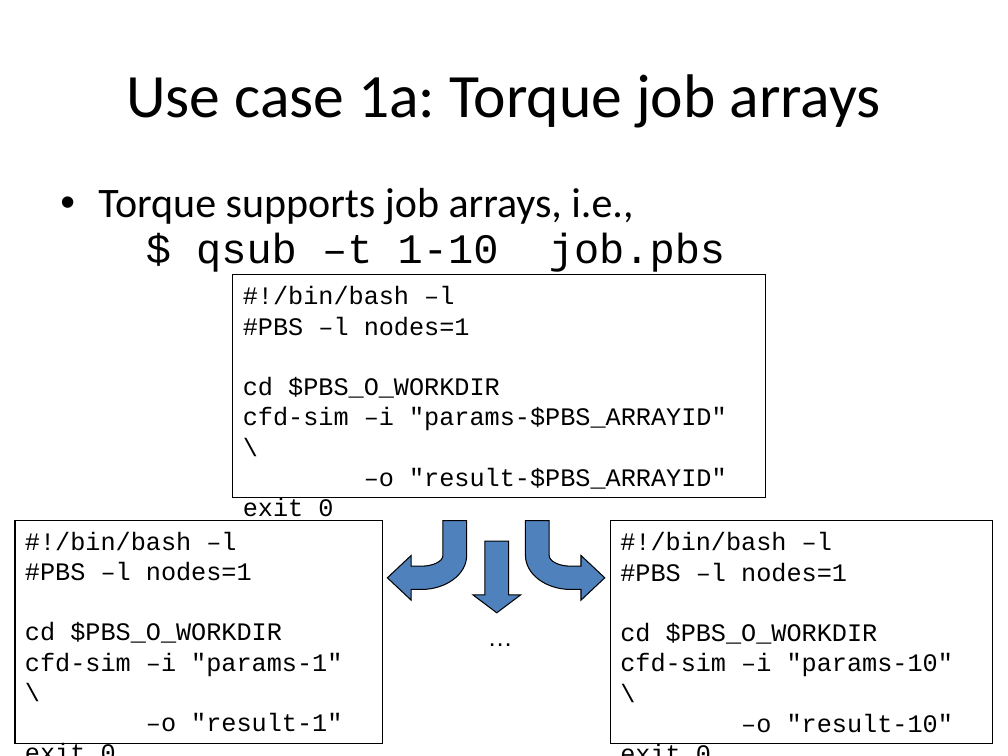
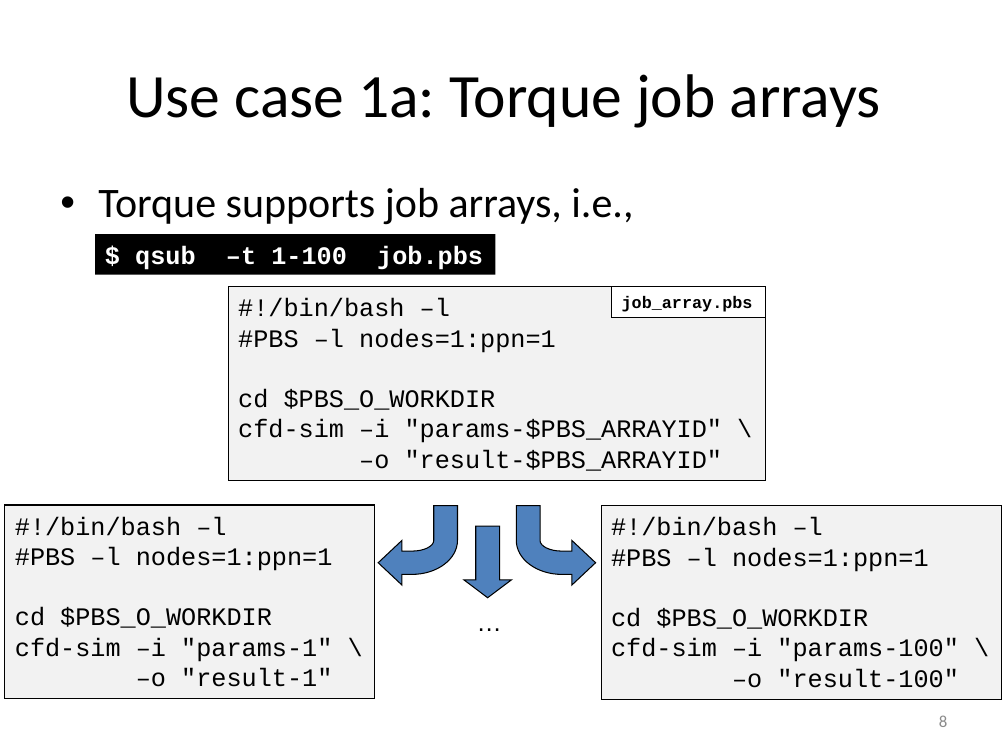
Before and after one commit to gjbex/worker, a slide deck: slide 8 of doc/worker.pptx. Drawn at 1008x756 pixels with LibreOffice and Linux fonts; fonts in the diff are those of the drawing. Boxes give left, top, right and bottom in pixels: in the first picture for what was removed or moved away, otherwise in the second. Text is boxed around its words. In the diff, an @@ line names an element or a change of style, - is before the commit and + after.

```diff
--- a/doc/worker.pptx
+++ b/doc/worker.pptx
@@ text at [98,188,633,225]: text changed @@
-• Torque supports job arrays, i.e.,
-  $ qsub –t 1-10 job.pbs
+• Torque supports job arrays, i.e.,
@@ rectangle added at [95,234,495,274], fill #000000, 18 pt, text #FFFFFF, bold @@
+$ qsub –t 1-100 job.pbs
@@ text in rectangle at [228,286,765,480]: paragraph removed @@
-exit 0
@@ rectangle "#!/bin/bash –l": place and size @@
-rectangle "#!/bin/bash –l" at [233,275,766,498]
+rectangle "#!/bin/bash –l" at [228,286,765,480]
@@ rectangle added at [612,286,765,317], fill #FFFFFF, outline #000000 0.75 pt, 12 pt, text #000000, bold @@
+job_array.pbs
@@ text in rectangle at [238,328,556,353]: text changed @@
-#PBS –l nodes=1
+#PBS –l nodes=1:ppn=1
@@ text in rectangle at [5,505,375,699]: paragraph removed @@
-exit 0
@@ rectangle "#!/bin/bash –l": place and size @@
-rectangle "#!/bin/bash –l" at [15,520,383,743]
+rectangle "#!/bin/bash –l" at [5,505,375,699]
@@ fill none to #F2F2F2 in 3 elements at [228,286,765,480], [5,505,375,699], [601,506,1001,700] @@
@@ rectangle "#!/bin/bash –l": place and size @@
-rectangle "#!/bin/bash –l" at [611,521,994,744]
+rectangle "#!/bin/bash –l" at [601,506,1001,700]
@@ text in rectangle at [15,546,333,571]: text changed @@
-#PBS –l nodes=1
+#PBS –l nodes=1:ppn=1
@@ text in rectangle at [611,547,958,688]: text changed @@
-#PBS –l nodes=1
-cd $PBS_O_WORKDIR
-cfd-sim –i "params-10" \
-–o "result-10"
-exit 0
+#PBS –l nodes=1:ppn=1
+cd $PBS_O_WORKDIR
+cfd-sim –i "params-100" \
+–o "result-100"
@@ 2 freeform shapes, 1 down arrow, 1 text: place and size @@
-2 freeform shapes, 1 down arrow, 1 text at [387,521,605,656]
+2 freeform shapes, 1 down arrow, 1 text at [378,506,596,641]
@@ page number added at [939,715,947,727], 12 pt, text #8C8C8C @@
+8
```
Also in this commit, not shown: 28 other slides changed, 2 slides added, 1 slide removed.
